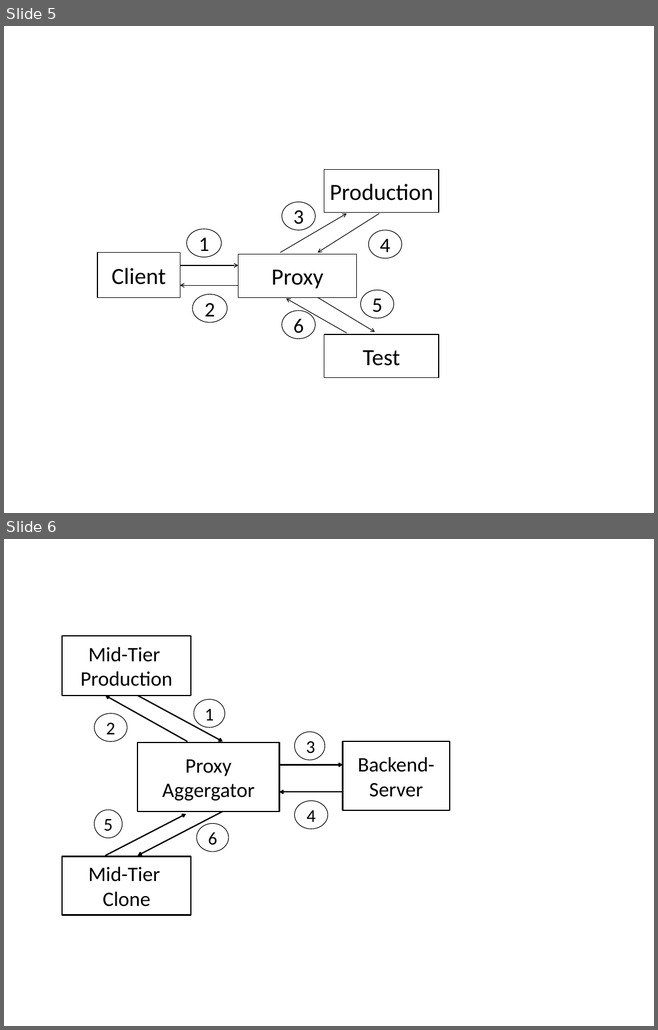
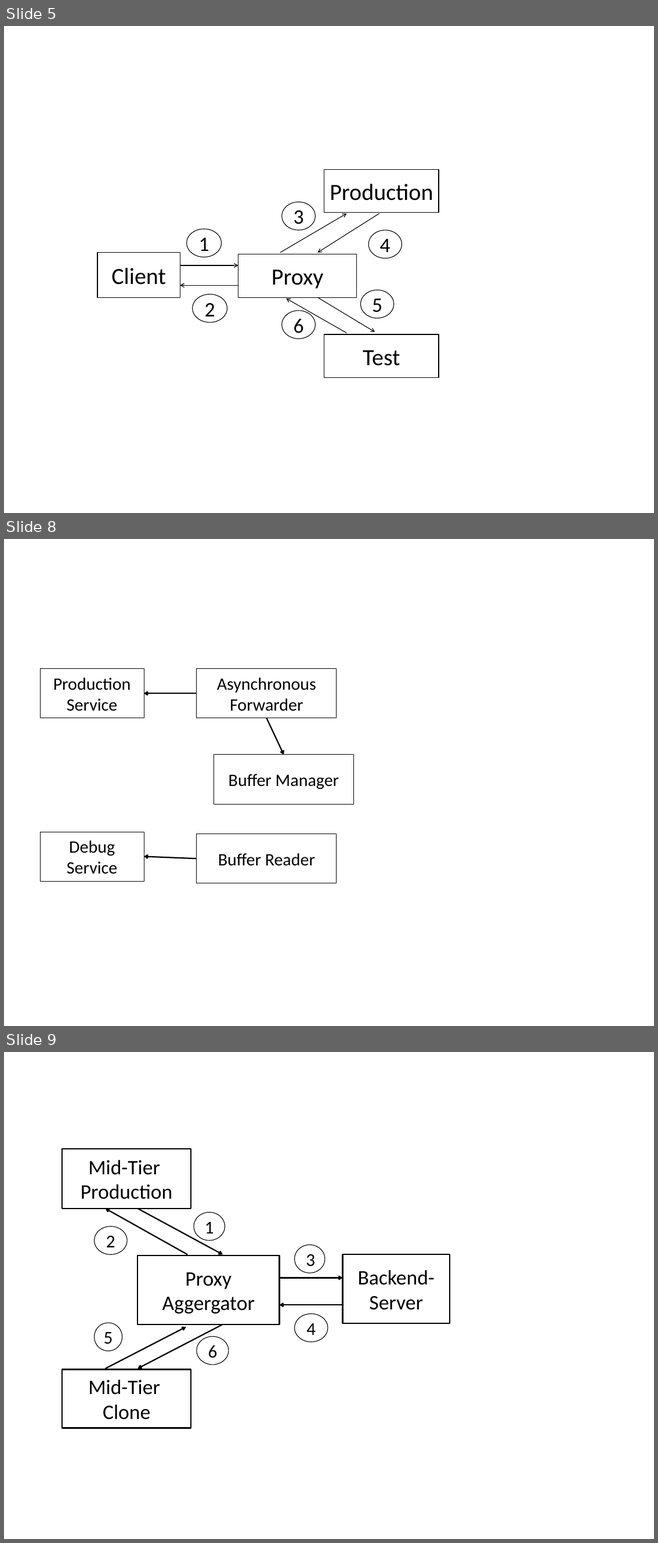
Before and after one commit to nipunarora/parikshan_code, a slide deck: paper/figs/images.pptx. Shown one above the other, each under a label of ours: slides 5 and 6 before the commit, slides 5, 8 and 9 after it; the slides between them are not shown. The pictures are 658x1030 and 658x1543 pixels, drawn with LibreOffice and Linux fonts; fonts in the diff are those of the drawing. Boxes give left, top, right and bottom in pixels: in the first picture for what was removed or moved away, otherwise in the second. Text is boxed around its words. In the diff, an @@ line names an element or a change of style, - is before the commit and + after.

```diff
--- a/paper/figs/images.pptx
+++ b/paper/figs/images.pptx
@@ slide 8 added at [4,539,654,1026], background #FFFFFF @@
@@ rectangle added at [40,669,144,718], outline #000000 0.75 pt, 27 pt, text #000000 @@
+Production Service
@@ rectangle added at [197,669,336,718], outline #000000 0.75 pt, 27 pt, text #000000 @@
+Asynchronous
+Forwarder
@@ arrow added from (197, 693) to (144, 693), #000000 2 pt @@
@@ arrow added from (267, 718) to (284, 755), #000000 2 pt @@
@@ rectangle added at [214,755,353,804], outline #000000 0.75 pt, 27 pt, text #000000 @@
+Buffer Manager
@@ rectangle added at [40,832,144,881], outline #000000 0.75 pt, 27 pt, text #000000 @@
+Debug Service
@@ rectangle added at [197,834,336,884], outline #000000 0.75 pt, 27 pt, text #000000 @@
+Buffer Reader
@@ arrow added from (197, 859) to (144, 856), #000000 2 pt @@
@@ what was slide 6 is now slide 9 @@
```
Also in this commit, not shown: 1 slide changed, 2 other slides added, 7 other files.
